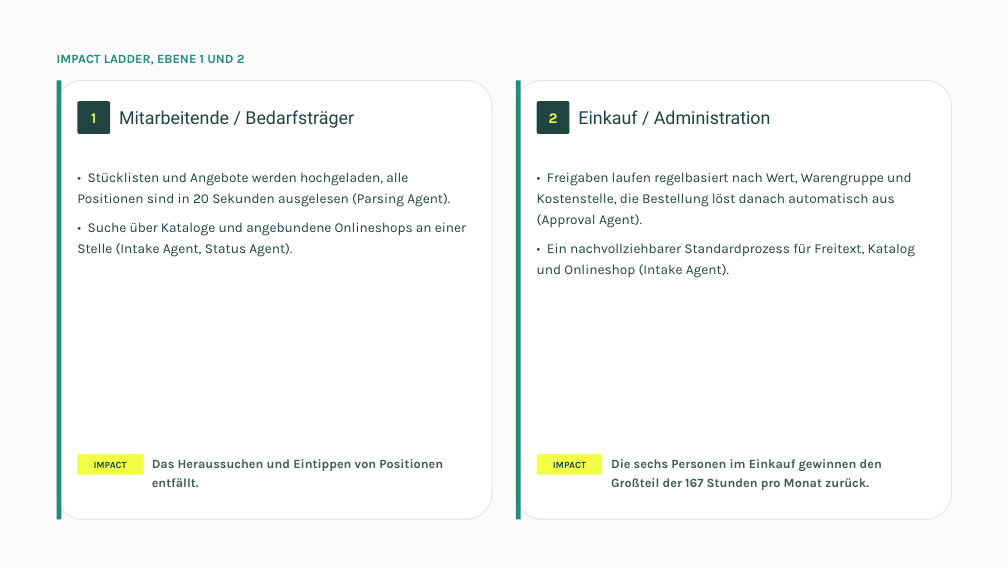
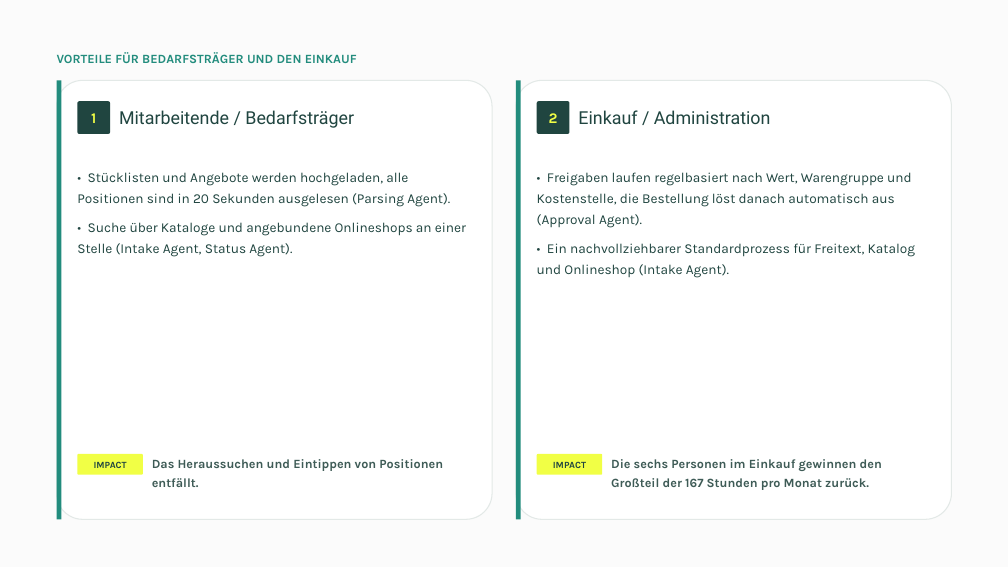
Before and after one commit to moritzhivebuy/new, a slide deck: slide 4 of .claude/skills/impact-ladder-pdf/output/2026-08-21-impact-ladder-wesemann.pptx (slide 3 before the commit). Drawn at 1008x567 pixels with LibreOffice and Linux fonts; fonts in the diff are those of the drawing. Boxes give left, top, right and bottom in pixels: in the first picture for what was removed or moved away, otherwise in the second. Text is boxed around its words. In the diff, an @@ line names an element or a change of style, - is before the commit and + after.

```diff
--- a/.claude/skills/impact-ladder-pdf/output/2026-08-21-impact-ladder-wesemann.pptx
+++ b/.claude/skills/impact-ladder-pdf/output/2026-08-21-impact-ladder-wesemann.pptx
@@ text at [57,52,357,63]: text changed @@
-IMPACT LADDER, EBENE 1 UND 2
+VORTEILE FÜR BEDARFSTRÄGER UND DEN EINKAUF
```
Also in this commit, not shown: 2 other slides changed, 1 slide added, 1 other file.
